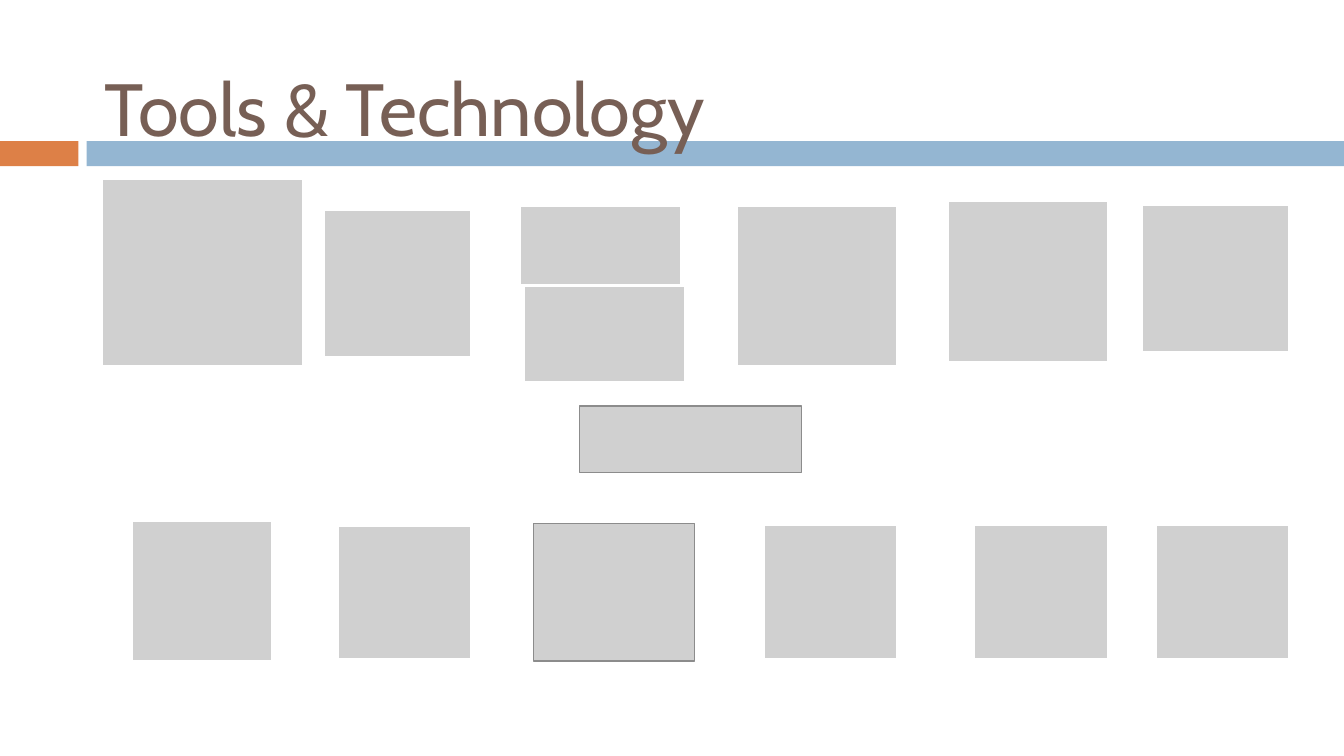
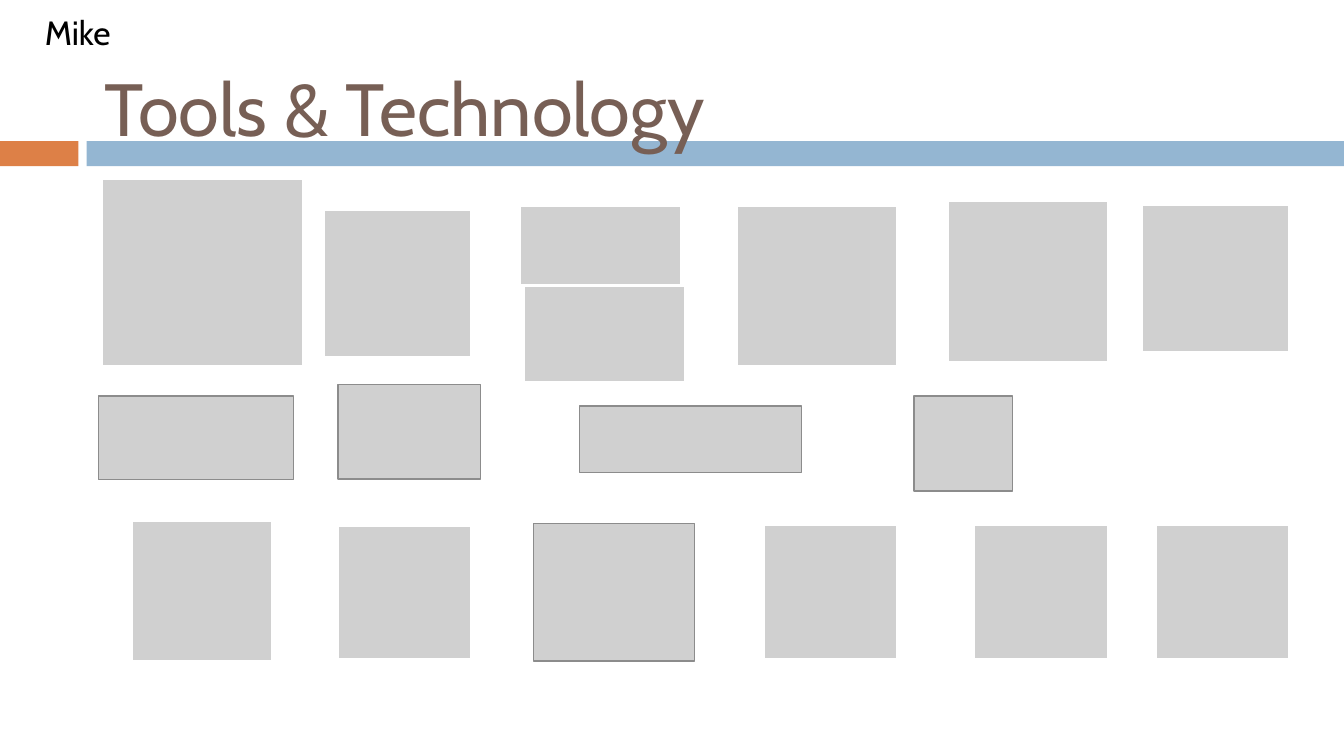
Before and after one commit to gvaccaro21/CS633---Term-Project, a slide deck: slide 28 of Final Presenation/CS_633_Zac3_term_project_report_FINAL_draft.pptx (slide 17 before the commit). Drawn at 1344x756 pixels with LibreOffice and Linux fonts; fonts in the diff are those of the drawing; grey boxes stand for pictures; background and template pictures are left out. Boxes give left, top, right and bottom in pixels: in the first picture for what was removed or moved away, otherwise in the second. Text is boxed around its words. In the diff, an @@ line names an element or a change of style, - is before the commit and + after.

```diff
--- a/Final Presenation/CS_633_Zac3_term_project_report_FINAL_draft.pptx
+++ b/Final Presenation/CS_633_Zac3_term_project_report_FINAL_draft.pptx
@@ text added at bbox=[45, 19, 111, 46], 18 pt, text #000000 @@
+Mike
@@ picture added at bbox=[337, 384, 480, 480] @@
@@ picture added at bbox=[98, 396, 293, 480] @@
@@ picture added at bbox=[914, 396, 1012, 492] @@
```
Also in this commit, not shown: 27 other slides changed, 3 slides added.
